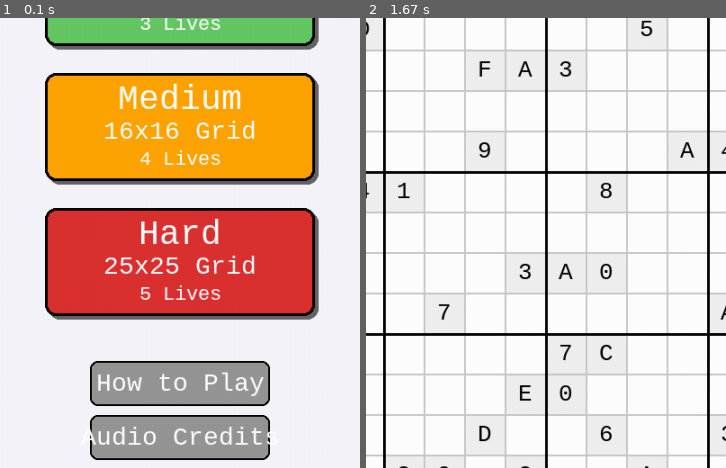
Above: before the commit, frames 1-2 (left to right).
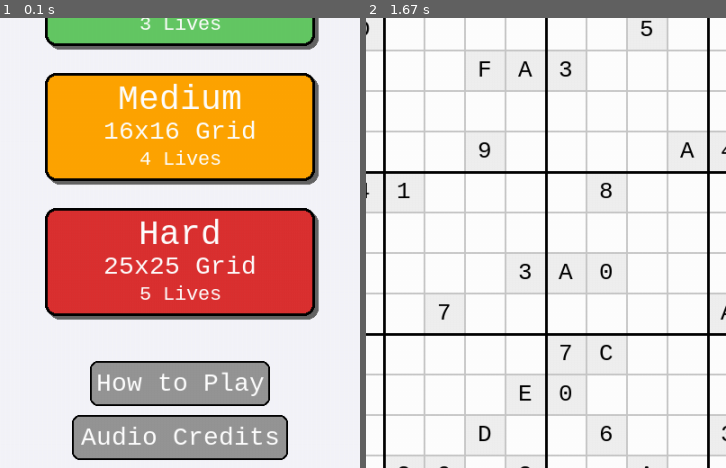
Above: after the commit, the same moments.

Repository: dbdonaldson50/PyGame-Sudoku-Flood
Game: pygame game, started from sudoku_flash.py
The game is run twice, just before and just after one commit, with the same random seed, the same clock (stepped at 60 frames per second) and the same inputs.
Inputs (mouse positions are % of the whole screen's width and height, from its top left):
- Up to frame 1 (0.1 s): no input
- Up to frame 2 (1.67 s): click (50, 50) at 0.38 s; hold Right 0.67-1.13 s; hold Up 1.17-1.47 s; tap 9 at 1.5 s
The pictures show only the part of the screen within x 25-75%, y 37-87%; the shares and areas given below are measured in that part.

The runs differ from the first frame. In frame 1, 1.1% of the frame differs, in the area x 20-80%, y 88-99%; in frame 2, nothing differs.

Commit message:
Fix Audio Credits button text overflow on main menu
Problem:
- 'Audio Credits' button text was overflowing
- Text width: 222px (medium font)
- Button width: 200px
- Overflow: 22px beyond button edge

Solution:
- Increased button width: 200px → 240px
- Text now fits with 18px clearance

Verified:
- Text renders properly within button bounds
- Consistent with text overflow prevention policy

This completes the audit of all modal and button text containers
to ensure no text overflows anywhere in the UI.

Diff:
--- a/src/sudoku_game.py
+++ b/src/sudoku_game.py
@@ -166,7 +166,7 @@
                                                       howto_width, howto_height)
 
         # Credits button
-        credits_width = 200
+        credits_width = 240  # Widened to fit "Audio Credits" text (222px + margins)
         credits_height = 50
         self.buttons['menu_credits'] = pygame.Rect(center_x - credits_width // 2,
                                                     start_y + (button_height + button_spacing) * 3 + 80,
